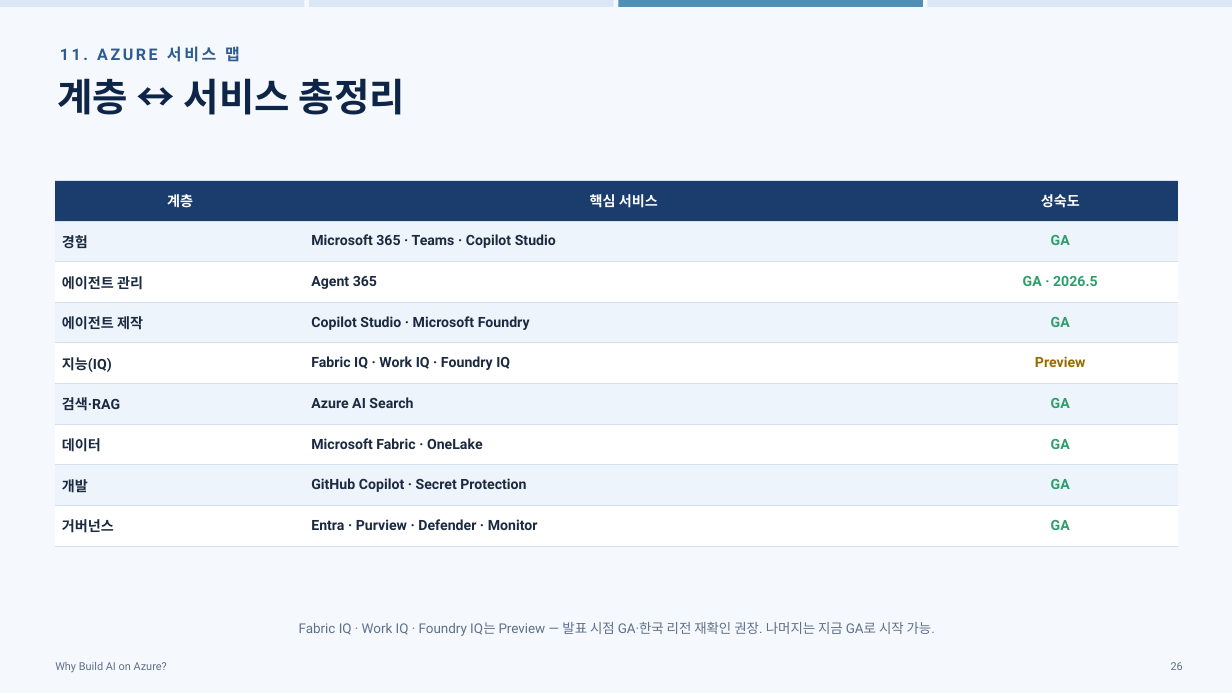
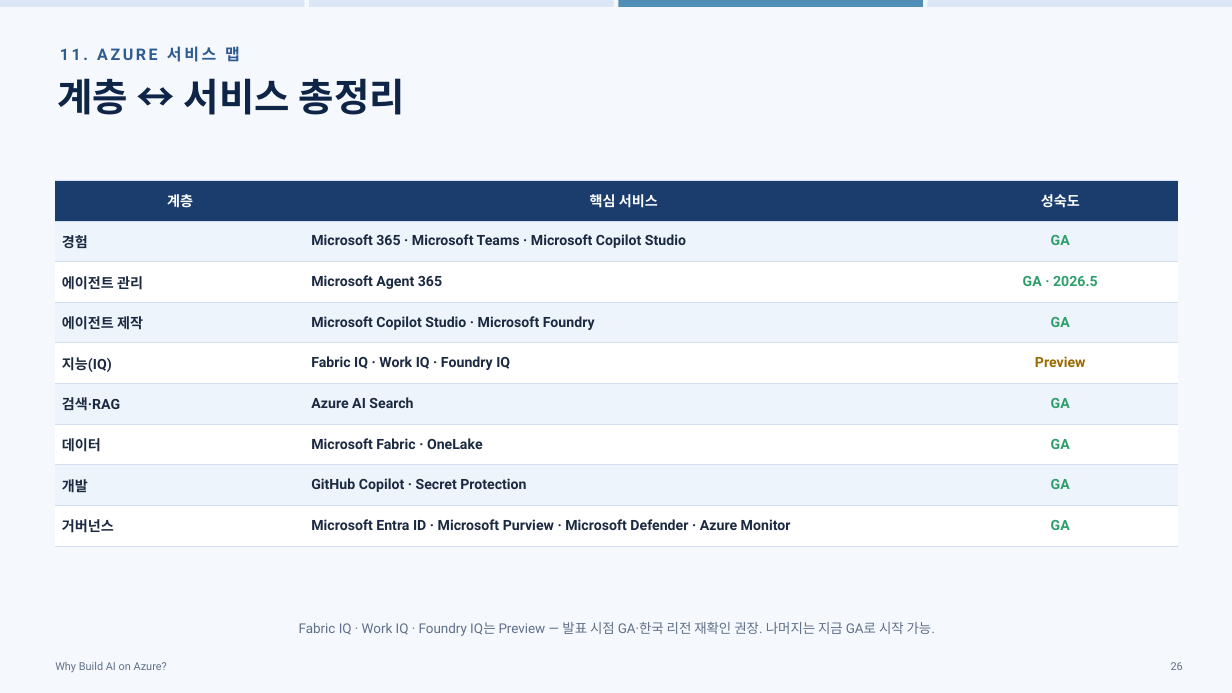
Before and after one commit to hijigoo/why-build-ai-on-azure, a slide deck: slide 26 of PROD-why-build-ai-on-azure.pptx. Drawn at 1232x693 pixels with LibreOffice and Linux fonts; fonts in the diff are those of the drawing. Boxes give left, top, right and bottom in pixels: in the first picture for what was removed or moved away, otherwise in the second. Text is boxed around its words. In the diff, an @@ line names an element or a change of style, - is before the commit and + after.

```diff
--- a/PROD-why-build-ai-on-azure.pptx
+++ b/PROD-why-build-ai-on-azure.pptx
@@ table at (55, 180, 1178, 537) @@
-row 2, column 2: Microsoft 365 · Teams · Copilot Studio
+row 2, column 2: Microsoft 365 · Microsoft Teams · Microsoft Copilot Studio
-row 3, column 2: Agent 365
+row 3, column 2: Microsoft Agent 365
-row 4, column 2: Copilot Studio · Microsoft Foundry
+row 4, column 2: Microsoft Copilot Studio · Microsoft Foundry
-row 9, column 2: Entra · Purview · Defender · Monitor
+row 9, column 2: Microsoft Entra ID · Microsoft Purview · Microsoft Defender · Azure Monitor
```
Also in this commit, not shown: 17 other slides changed, 1 other file.
